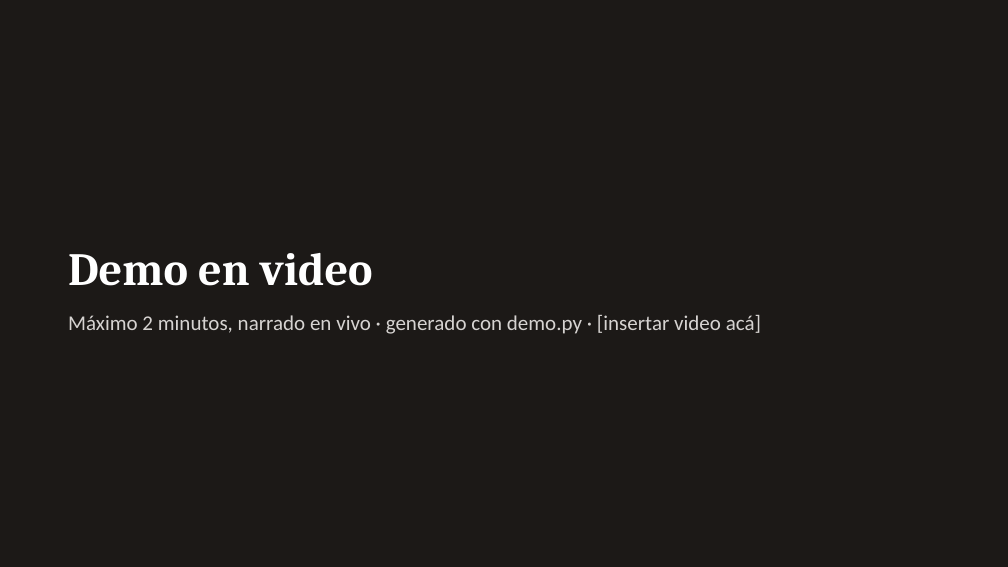
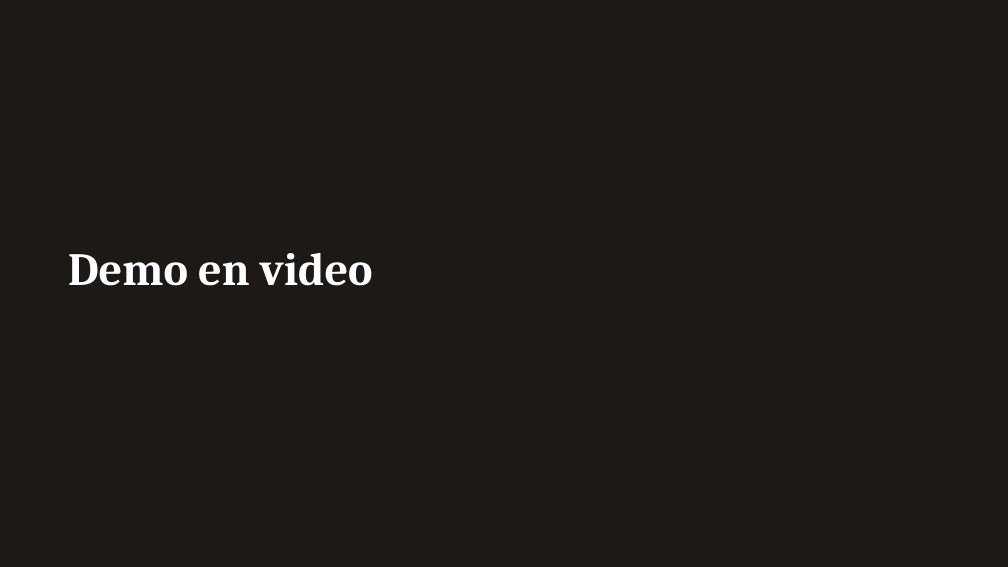
Before and after one commit to AndreTati/deteccion_incendios, a slide deck: slide 18 of presentacion/presentacion_tp.pptx. Drawn at 1008x567 pixels with LibreOffice and Linux fonts; fonts in the diff are those of the drawing. Boxes give left, top, right and bottom in pixels: in the first picture for what was removed or moved away, otherwise in the second. Text is boxed around its words. In the diff, an @@ line names an element or a change of style, - is before the commit and + after.

```diff
--- a/presentacion/presentacion_tp.pptx
+++ b/presentacion/presentacion_tp.pptx
@@ text removed at bbox=[68, 315, 761, 334] @@
-Máximo 2 minutos, narrado en vivo · generado con demo.py · [insertar video acá]
```
Also in this commit, not shown: 10 other slides changed, 2 other files.
